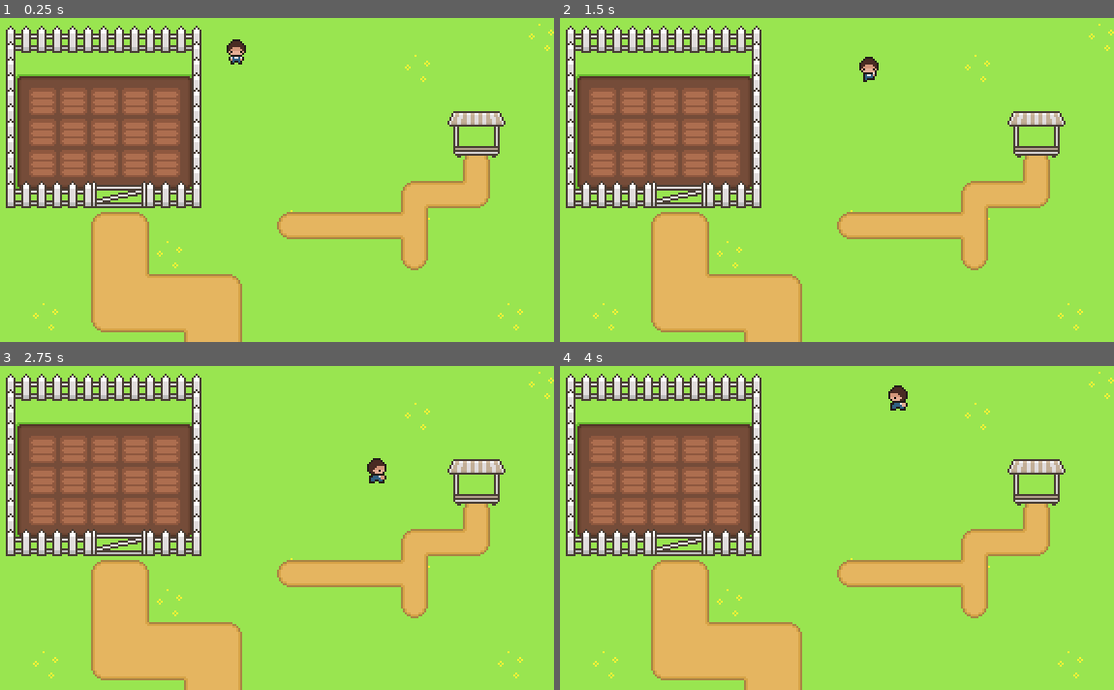
Above: before the commit, frames 1-4 (two rows, left to right).
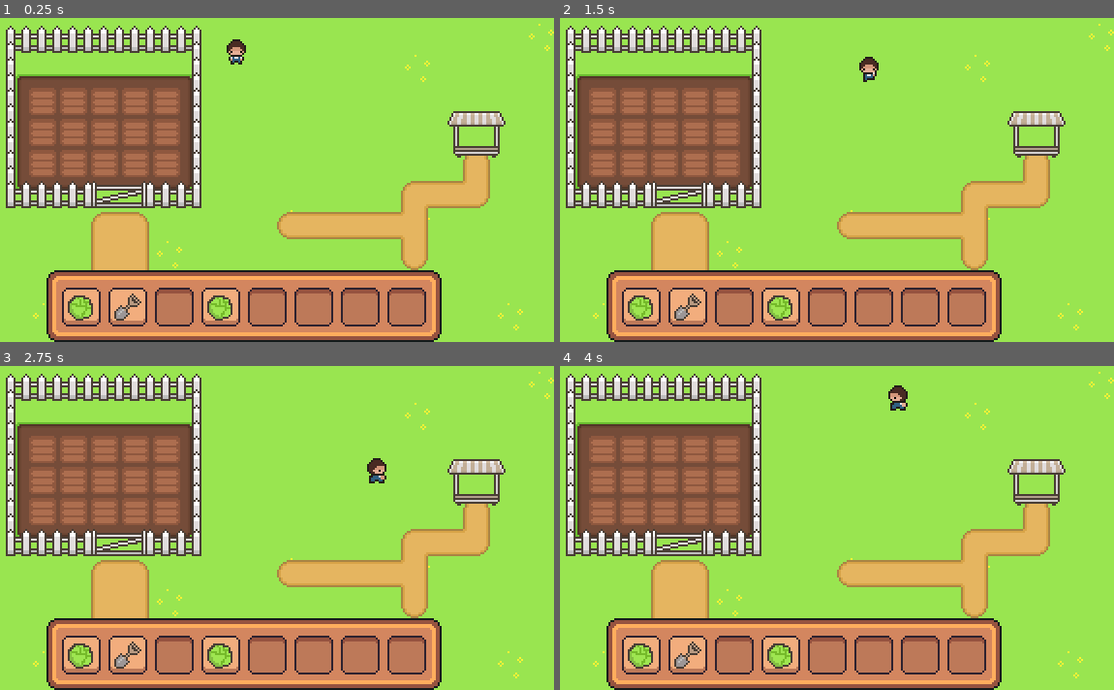
Above: after the commit, the same moments.

Repository: marjangoglani/DevWorm-Farming-Game-Tutorial
Game: Godot game, scene res://world.tscn
The game is run twice, just before and just after one commit, with the same random seed, the same clock (stepped at 60 frames per second) and the same inputs. Before the commit the project has no main scene; this scene is started directly in both runs.
Inputs (mouse positions are in pixels of both pictures, inside the frame that each line leads up to):
- Up to frame 1 (0.25 s): no input
- Up to frame 2 (1.5 s): tap Enter at 0.5 s; move the mouse to (942, 150) at 0.52 s; hold D (walk_right) 0.53-1.28 s; click (942, 150) at 0.6 s; move the mouse to (681, 183) at 1.27 s; hold S (walk_down) from 1.28 s (still down); click (681, 183) at 1.35 s
- Up to frame 3 (2.75 s): move the mouse to (304, 437) at 2.02 s; release S (walk_down) at 2.03 s; hold D (walk_right) from 2.03 s (still down); click (304, 437) at 2.1 s
- Up to frame 4 (4 s): move the mouse to (770, 586) at 2.77 s; release D (walk_right) at 2.78 s; hold W (walk_up) 2.78-3.53 s; click (770, 586) at 2.85 s; move the mouse to (992, 566) at 3.52 s; hold A (walk_left) from 3.53 s (still down); click (992, 566) at 3.6 s

The runs differ from the first frame. In frame 1, 16% of the frame differs, in the area x 8-80%, y 77-100%; in frame 2, 16%; in frame 3, 16%; in frame 4, 16%.

Commit message:
inventory resources made
The inventory items show up on the GUI

Diff:
--- /dev/null
+++ b/Inventory/inventory.gd
@@ -0,0 +1,4 @@
+extends Resource
+
+class_name Inventory
+@export var items: Array[InventoryItem]
--- /dev/null
+++ b/Inventory/inventoryItem.gd
@@ -0,0 +1,5 @@
+extends Resource
+
+class_name InventoryItem
+@export var name: String = ""
+@export var texture: Texture2D
--- /dev/null
+++ b/Inventory/items/cabbage.tres
@@ -0,0 +1,9 @@
+[gd_resource type="Resource" script_class="InventoryItem" load_steps=3 format=3 uid="uid://hg5xbj47sp0m"]
+
+[ext_resource type="Script" path="res://Inventory/inventoryItem.gd" id="1_dekeh"]
+[ext_resource type="Texture2D" uid="uid://c8moobaqudsp2" path="res://Cabbage.png" id="2_svb6b"]
+
+[resource]
+script = ExtResource("1_dekeh")
+name = "Cabbage"
+texture = ExtResource("2_svb6b")
--- /dev/null
+++ b/Inventory/items/hoe.tres
@@ -0,0 +1,9 @@
+[gd_resource type="Resource" script_class="InventoryItem" load_steps=3 format=3 uid="uid://cau8rx35ucu7s"]
+
+[ext_resource type="Script" path="res://Inventory/inventoryItem.gd" id="1_d81ye"]
+[ext_resource type="Texture2D" uid="uid://pqeavo2tpjrr" path="res://hoe.png" id="2_8tshf"]
+
+[resource]
+script = ExtResource("1_d81ye")
+name = "hoe"
+texture = ExtResource("2_8tshf")
--- /dev/null
+++ b/Inventory/playerInventory.tres
@@ -0,0 +1,9 @@
+[gd_resource type="Resource" script_class="Inventory" load_steps=4 format=3 uid="uid://c2wpv36v77w04"]
+
+[ext_resource type="Script" path="res://Inventory/inventory.gd" id="1_3j58o"]
+[ext_resource type="Resource" uid="uid://hg5xbj47sp0m" path="res://Inventory/items/cabbage.tres" id="1_o6jgg"]
+[ext_resource type="Resource" uid="uid://cau8rx35ucu7s" path="res://Inventory/items/hoe.tres" id="2_x5b04"]
+
+[resource]
+script = ExtResource("1_3j58o")
+items = Array[Resource("res://Inventory/inventoryItem.gd")]([ExtResource("1_o6jgg"), ExtResource("2_x5b04"), null, ExtResource("1_o6jgg")])
--- /dev/null
+++ b/inventoryGUI.gd
@@ -0,0 +1,11 @@
+extends Control
+
+@onready var inventory: Inventory = preload("res://Inventory/playerInventory.tres")
+@onready var slots: Array = $NinePatchRect/GridContainer.get_children()
+
+func _ready():
+	update()
+
+func update():
+	for i in range(min(inventory.items.size(), slots.size())):
+		slots[i].update(inventory.items[i])
--- /dev/null
+++ b/inventoryGUI.tscn
@@ -0,0 +1,60 @@
+[gd_scene load_steps=3 format=3 uid="uid://cvs88eultv78s"]
+
+[ext_resource type="Texture2D" uid="uid://be14nsq5prisd" path="res://InventoryRect.png" id="1_64i7r"]
+[ext_resource type="PackedScene" uid="uid://begcqcp0pf583" path="res://slotGUI.tscn" id="2_nicyi"]
+
+[node name="inventoryGUI" type="Control"]
+layout_mode = 3
+anchors_preset = 0
+offset_right = 204.0
+offset_bottom = 37.0
+
+[node name="NinePatchRect" type="NinePatchRect" parent="."]
+texture_filter = 1
+layout_mode = 0
+offset_right = 204.0
+offset_bottom = 37.0
+texture = ExtResource("1_64i7r")
+patch_margin_left = 6
+patch_margin_top = 6
+patch_margin_right = 6
+patch_margin_bottom = 6
+
+[node name="GridContainer" type="GridContainer" parent="NinePatchRect"]
+layout_mode = 1
+anchors_preset = 8
+anchor_left = 0.5
+anchor_top = 0.5
+anchor_right = 0.5
+anchor_bottom = 0.5
+offset_left = -94.0
+offset_top = -9.5
+offset_right = 94.0
+offset_bottom = 10.5
+grow_horizontal = 2
+grow_vertical = 2
+columns = 8
+
+[node name="Slot" parent="NinePatchRect/GridContainer" instance=ExtResource("2_nicyi")]
+layout_mode = 2
+
+[node name="Slot2" parent="NinePatchRect/GridContainer" instance=ExtResource("2_nicyi")]
+layout_mode = 2
+
+[node name="Slot3" parent="NinePatchRect/GridContainer" instance=ExtResource("2_nicyi")]
+layout_mode = 2
+
+[node name="Slot4" parent="NinePatchRect/GridContainer" instance=ExtResource("2_nicyi")]
+layout_mode = 2
+
+[node name="Slot5" parent="NinePatchRect/GridContainer" instance=ExtResource("2_nicyi")]
+layout_mode = 2
+
+[node name="Slot6" parent="NinePatchRect/GridContainer" instance=ExtResource("2_nicyi")]
+layout_mode = 2
+
+[node name="Slot7" parent="NinePatchRect/GridContainer" instance=ExtResource("2_nicyi")]
+layout_mode = 2
+
+[node name="Slot8" parent="NinePatchRect/GridContainer" instance=ExtResource("2_nicyi")]
+layout_mode = 2
--- a/player.gd
+++ b/player.gd
@@ -1,6 +1,8 @@
 extends CharacterBody2D
 
 var speed = 50
+
+@export var inventory: Inventory
 
 func _physics_process(delta):
 	var direction = Input.get_vector("walk_left", "walk_right", "walk_up", "walk_down")
--- a/player.tscn
+++ b/player.tscn
@@ -1,7 +1,8 @@
-[gd_scene load_steps=14 format=3 uid="uid://dv5u68y0lnkl4"]
+[gd_scene load_steps=15 format=3 uid="uid://dv5u68y0lnkl4"]
 
 [ext_resource type="Texture2D" uid="uid://bmmxus8kgmb1m" path="res://farmingTilesheetComplete.png" id="1_76pmp"]
 [ext_resource type="Script" path="res://player.gd" id="1_cvvxd"]
+[ext_resource type="Resource" uid="uid://c2wpv36v77w04" path="res://Inventory/playerInventory.tres" id="2_y32sf"]
 
 [sub_resource type="AtlasTexture" id="AtlasTexture_et54g"]
 atlas = ExtResource("1_76pmp")
@@ -98,6 +99,7 @@
 
 [node name="Player" type="CharacterBody2D"]
 script = ExtResource("1_cvvxd")
+inventory = ExtResource("2_y32sf")
 
 [node name="AnimatedSprite2D" type="AnimatedSprite2D" parent="."]
 unique_name_in_owner = true
--- a/project.godot
+++ b/project.godot
@@ -11,6 +11,7 @@
 [application]
 
 config/name="Farming-Sim"
+run/main_scene="res://world.tscn"
 config/features=PackedStringArray("4.2", "Mobile")
 config/icon="res://icon.svg"
 
@@ -74,4 +75,5 @@
 
 [rendering]
 
+textures/canvas_textures/default_texture_filter=0
 renderer/rendering_method="mobile"
--- /dev/null
+++ b/slotGUI.gd
@@ -0,0 +1,13 @@
+extends Panel
+
+@onready var backgroundSprite: Sprite2D = $background
+@onready var itemSprite: Sprite2D = $CenterContainer/item
+
+func update(item: InventoryItem):
+	if !item:
+		backgroundSprite.frame = 0
+		itemSprite.visible = false
+	else:
+		backgroundSprite.frame = 1
+		itemSprite.frame = 1
+		itemSprite.texture = item.texture
--- /dev/null
+++ b/slotGUI.tscn
@@ -0,0 +1,26 @@
+[gd_scene load_steps=3 format=3 uid="uid://begcqcp0pf583"]
+
+[ext_resource type="Texture2D" uid="uid://dy5dii1dx6t7o" path="res://inventorySlot.png" id="1_c4gtv"]
+[ext_resource type="Script" path="res://slotGUI.gd" id="1_uuips"]
+
+[node name="Slot" type="Panel"]
+self_modulate = Color(1, 1, 1, 0)
+custom_minimum_size = Vector2(20, 20)
+offset_right = 19.0
+offset_bottom = 20.0
+script = ExtResource("1_uuips")
+
+[node name="background" type="Sprite2D" parent="."]
+texture_filter = 1
+texture = ExtResource("1_c4gtv")
+centered = false
+vframes = 2
+
+[node name="CenterContainer" type="CenterContainer" parent="."]
+custom_minimum_size = Vector2(20, 20)
+layout_mode = 0
+offset_right = 20.0
+offset_bottom = 20.0
+
+[node name="item" type="Sprite2D" parent="CenterContainer"]
+position = Vector2(10, 10)
--- a/world.tscn
+++ b/world.tscn
@@ -1,10 +1,12 @@
-[gd_scene load_steps=11 format=3 uid="uid://bj2g6i5w1a5db"]
+[gd_scene load_steps=13 format=3 uid="uid://bj2g6i5w1a5db"]
 
 [ext_resource type="Texture2D" uid="uid://bmmxus8kgmb1m" path="res://farmingTilesheetComplete.png" id="1_nn3ch"]
 [ext_resource type="Script" path="res://world.gd" id="1_x5k5a"]
 [ext_resource type="Texture2D" uid="uid://di0b4hxfnrh4h" path="res://Paradise_Asset_Pack_FREE/TileSets/terrains/Terrains_Dirt_Grass_Sand_Cliffs.png" id="2_10trm"]
 [ext_resource type="PackedScene" uid="uid://dv5u68y0lnkl4" path="res://player.tscn" id="2_kwh34"]
 [ext_resource type="Texture2D" uid="uid://da7tpxjndhqtj" path="res://Paradise_Asset_Pack_FREE/FOR_TUTORIAL/tilemap1.png" id="4_s1gew"]
+[ext_resource type="PackedScene" uid="uid://cvs88eultv78s" path="res://inventoryGUI.tscn" id="6_b1qg7"]
+[ext_resource type="Script" path="res://inventoryGUI.gd" id="7_hmi0c"]
 
 [sub_resource type="TileMapPattern" id="TileMapPattern_32i5d"]
 tile_data = PackedInt32Array(0, 196608, 6, 65536, 196608, 7, 131072, 196608, 7, 196608, 196608, 7, 262144, 196608, 8, 1 …(532 unchanged characters)…
@@ -1004,3 +1006,19 @@
 [node name="Player" parent="." instance=ExtResource("2_kwh34")]
 y_sort_enabled = true
 position = Vector2(157, 30)
+
+[node name="CanvasLayer" type="CanvasLayer" parent="."]
+
+[node name="inventoryGUI" parent="CanvasLayer" instance=ExtResource("6_b1qg7")]
+anchors_preset = 7
+anchor_left = 0.5
+anchor_top = 1.0
+anchor_right = 0.5
+anchor_bottom = 1.0
+offset_left = -102.0
+offset_top = -37.0
+offset_right = 102.0
+offset_bottom = 0.0
+grow_horizontal = 2
+grow_vertical = 0
+script = ExtResource("7_hmi0c")
Binary file added: Cabbage.png
Not shown, added: Cabbage.png.import
Binary file added: InventoryRect.png
Not shown, added: InventoryRect.png.import
Binary file added: TilesetWallSimple-transparentbg.png
Not shown, added: TilesetWallSimple-transparentbg.png.import
Binary file added: healthbarProgress.png
Not shown, added: healthbarProgress.png.import
Binary file added: healthbarUnder.png
Not shown, added: healthbarUnder.png.import
Binary file added: hoe.png
Not shown, added: hoe.png.import
(and 4 more such lines)
